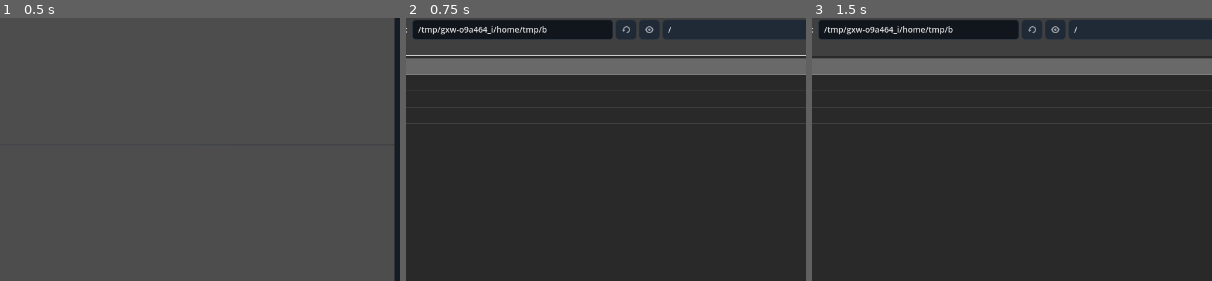
Above: before the commit, frames 1-3 (left to right).
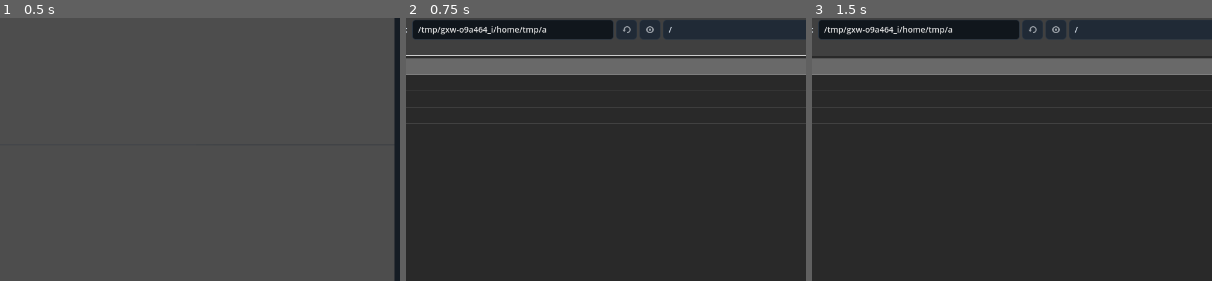
Above: after the commit, the same moments.

Repository: Onnevan/Kabuki
Game: Godot game, scene res://editor/main.tscn
Same seed, same stepped clock (60 frames per second), same inputs: the game is played once before the commit and once after it.
Inputs (mouse positions are % of the whole screen's width and height, from its top left):
- Up to frame 1 (0.5 s): no input
- Up to frame 2 (0.75 s): click "＋ IMPORT" at 0.5 s
- Up to frame 3 (1.5 s): click (37, 77) at 1.27 s; type "12" at 1.35 s
The pictures show only the part of the screen within x 27-77%, y 16-65%; the shares and areas given below are measured in that part.

Frame 1 is identical in both runs. In frame 2, less than 0.1% of the frame differs, in the area x 34-67%, y 3-6%; in frame 3, less than 0.1%.

Commit message:
Let stretched SubViewportContainer own viewport size

Diff:
--- a/editor/main.gd
+++ b/editor/main.gd
@@ -551,8 +551,8 @@
 	%StatusBar.position = Vector2(12.0, h - status_h)
 	%StatusBar.size = Vector2(w - 24.0, status_h)
 
-	var vp_size := Vector2i(maxi(1, int(%ViewportFrame.size.x)), maxi(1, int(%ViewportFrame.size.y)))
-	%SceneViewport.size = vp_size
+	# ViewportContainer has stretch=true, so it owns SceneViewport sizing.
+	# Setting SubViewport.size here causes a warning on every resize event.
 
 func _on_timeline_key_selected(path: String, frame: int, mode: String) -> void:
 	%KeyInterpolationPanel.visible = true
